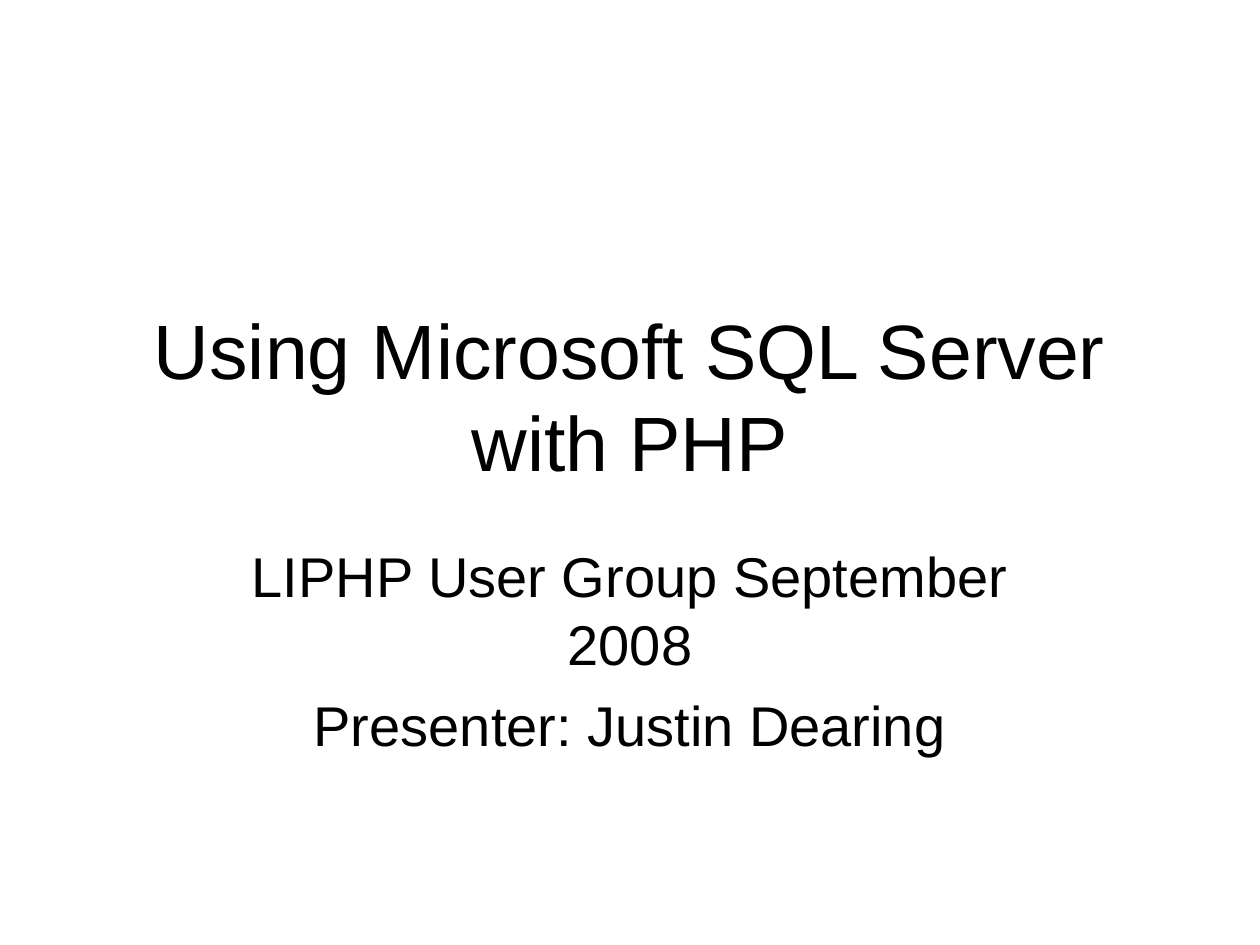
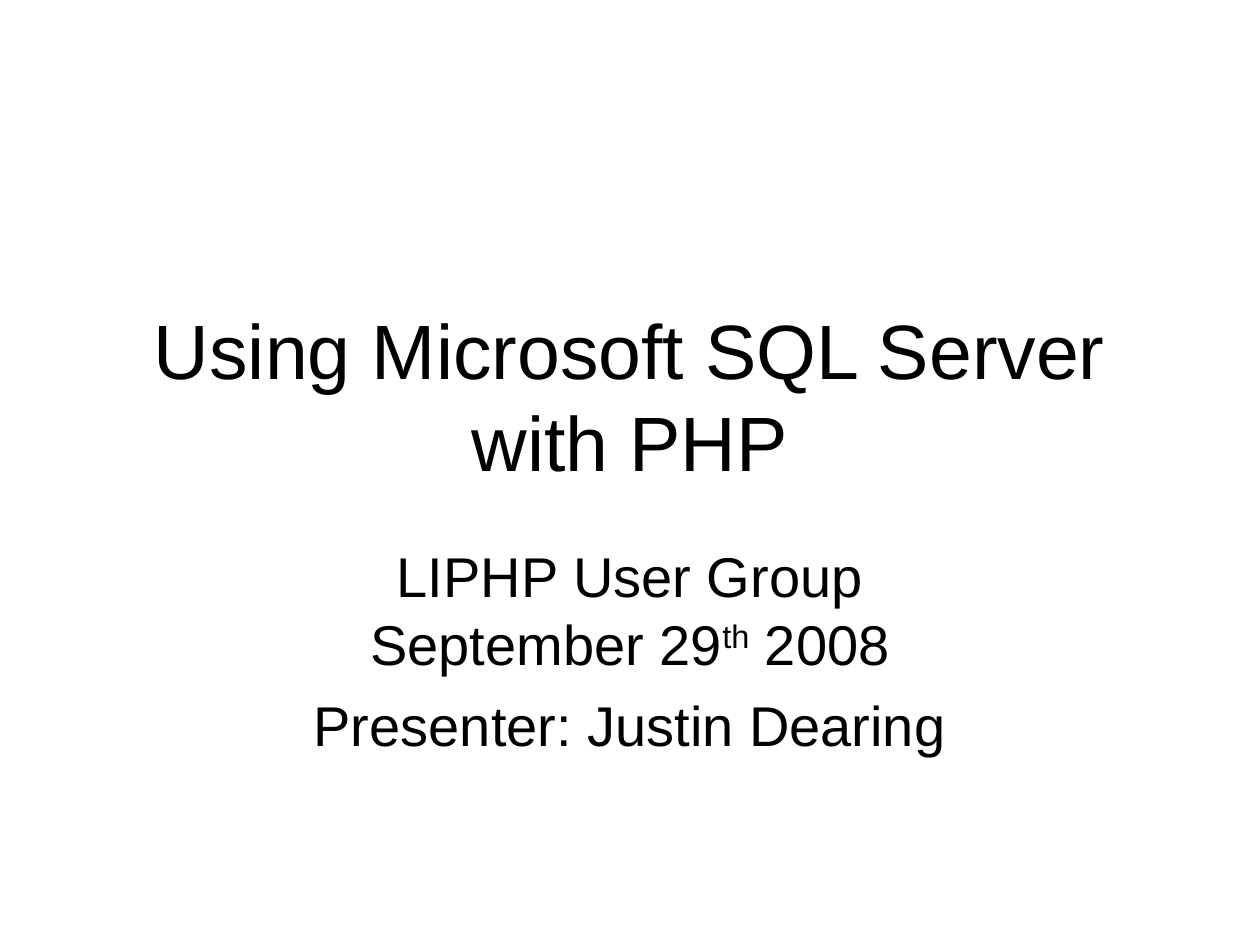
Before and after one commit to LIPHP/Employee-Contact-List, a slide deck: slide 1 of Docs/Using Microsoft SQL Server with PHP.ppt. Drawn at 1260x945 pixels with LibreOffice and Linux fonts; fonts in the diff are those of the drawing. Boxes give left, top, right and bottom in pixels: in the first picture for what was removed or moved away, otherwise in the second. Text is boxed around its words. In the diff, an @@ line names an element or a change of style, - is before the commit and + after.

```diff
--- a/Docs/Using Microsoft SQL Server with PHP.ppt
+++ b/Docs/Using Microsoft SQL Server with PHP.ppt
@@ subtitle at bbox=[370, 558, 890, 675]: text changed @@
-LIPHP User Group September 2008
+LIPHP User Group
+September 29th 2008
```
Also in this commit, not shown: 8 other slides changed, 3 slides added, 1 other file.
